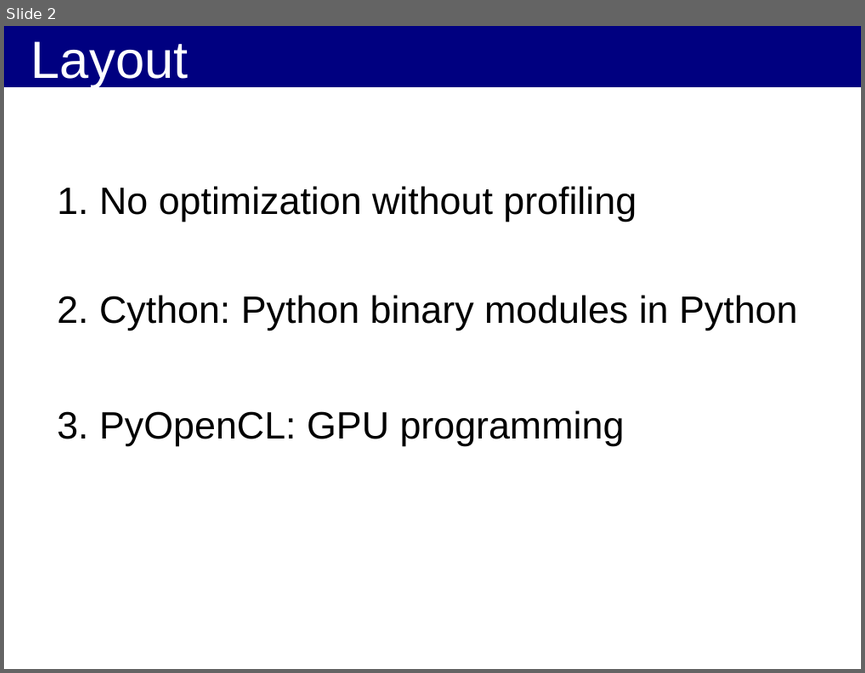
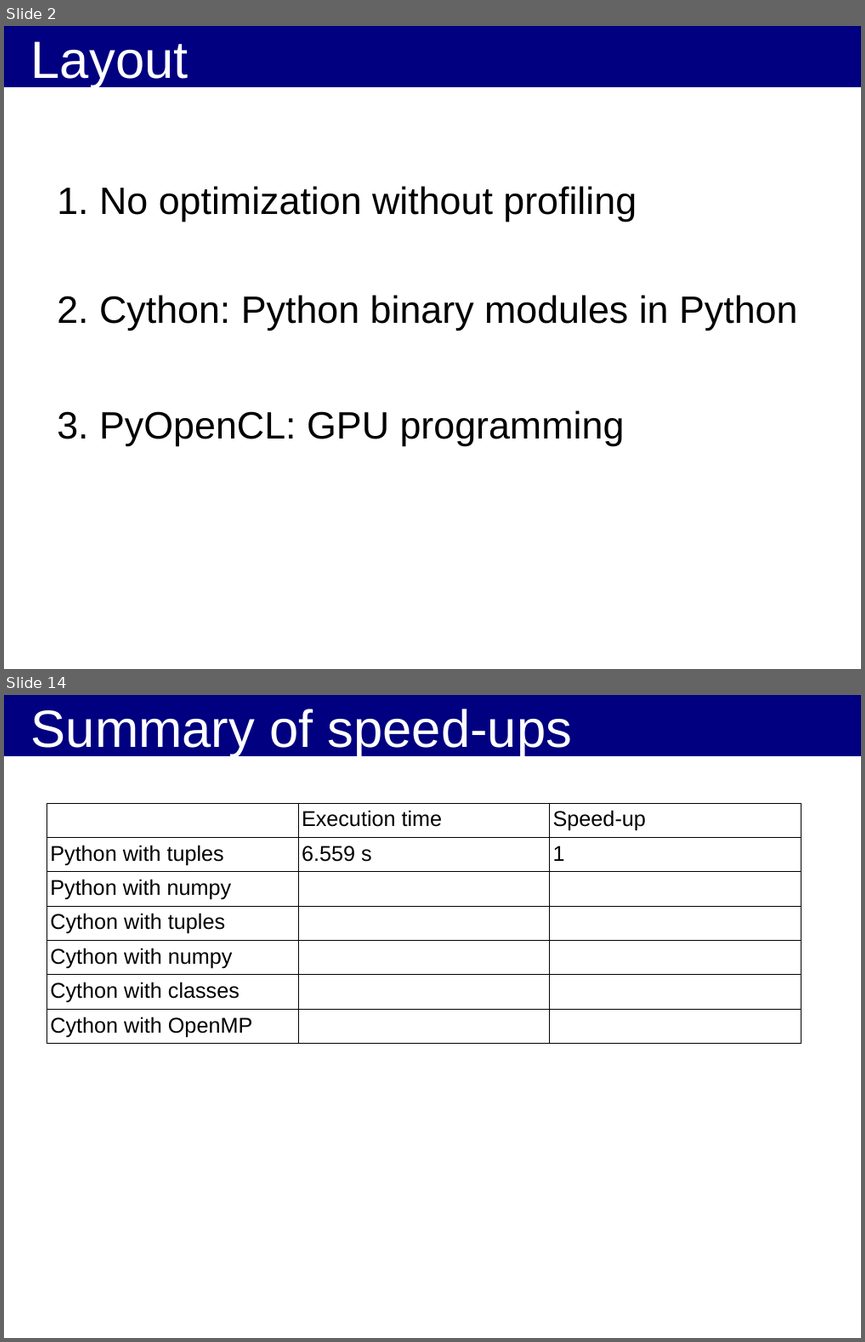
Before and after one commit to kif/HPP, a slide deck: Cython_OpenCL.odp. Shown one above the other, each under a label of ours: slide 2 before the commit, slides 2 and 14 after it; the slides between them are not shown. The pictures are 865x673 and 865x1342 pixels, drawn with LibreOffice and Linux fonts; fonts in the diff are those of the drawing; background and template pictures are left out. Boxes give left, top, right and bottom in pixels: in the first picture for what was removed or moved away, otherwise in the second. Text is boxed around its words. In the diff, an @@ line names an element or a change of style, - is before the commit and + after.

Commit message:
Work on python implementation

```diff
--- a/Cython_OpenCL.odp
+++ b/Cython_OpenCL.odp
@@ slide 14 added at bbox=[4, 695, 861, 1338], background #FFFFFF; not listed: 1 template element that a slide beside it also shows @@
@@ title added at bbox=[31, 709, 573, 757], 44 pt, text #FFFFFF @@
+Summary of speed-ups
@@ table added at bbox=[46, 803, 800, 1040], 7 rows, 3 columns @@
+ | Execution time | Speed-up
+Python with tuples | 6.559 s | 1
+Python with numpy |  | 
+Cython with tuples |  | 
+Cython with numpy |  | 
+Cython with classes |  | 
+Cython with OpenMP |  | 
```
Also in this commit, not shown: 3 slides changed, 9 other slides added, 1 other file.
